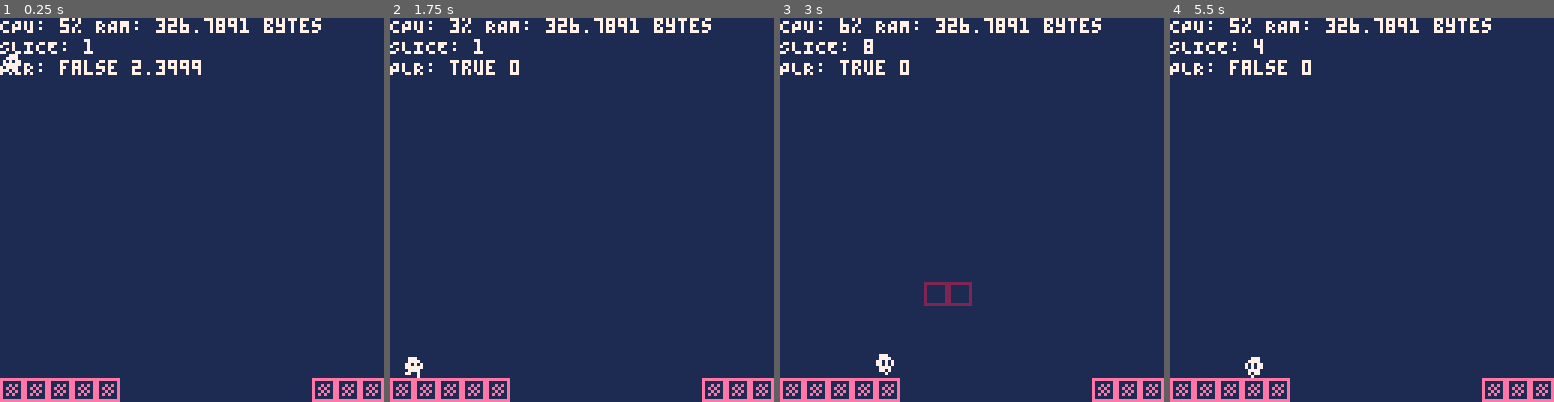
Above: before the commit, frames 1-4 (left to right).
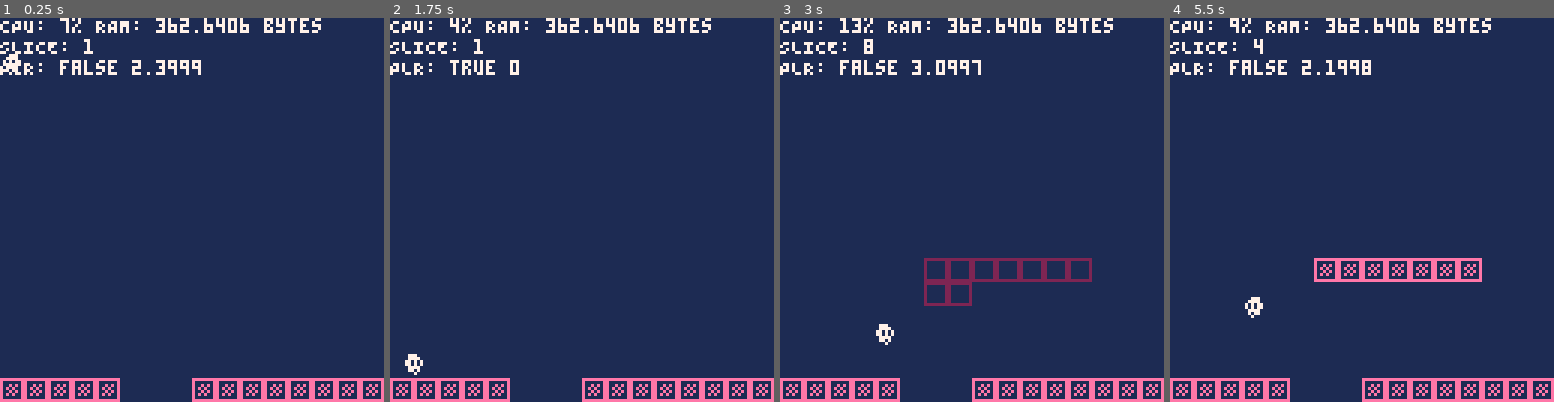
Above: after the commit, the same moments.

Repository: misclicl/revis-pico8
Game: PICO-8 cartridge prot.p8
Same seed, same stepped clock (60 frames per second), same inputs: the game is played once before the commit and once after it.
Inputs:
- Up to frame 1 (0.25 s): no input
- Up to frame 2 (1.75 s): tap X (X key) at 0.33, 1.07 s; tap O (Z key) at 0.7, 1.7 s; hold Right from 1.6 s (still down)
- Up to frame 3 (3 s): tap X (X key) at 1.85, 2.97 s; release Right at 2.1 s; tap O (Z key) at 2.1, 2.5, 2.9 s; hold Up 2.15-2.42 s; hold Right from 2.47 s (still down)
- Up to frame 4 (5.5 s): release Right at 3.03 s; hold Left 3.08-3.58 s; tap O (Z key) every 0.4 s from 3.3 to 5.3 s; hold Right 4.02-4.68 s; tap X (X key) at 4.08, 5.2 s; hold Up 4.73-5.03 s; hold Left from 5.08 s (still down)

The runs differ from the first frame. In frame 1, 1.3% of the frame differs, in the area x 15-82%, y 0-100%; in frame 2, 1.4%; in frame 3, 4.0%, in the area x 15-87%, y 0-100%; in frame 4, 3.4%.

Commit message:
Player controls tweak

Diff:
--- a/prot.p8
+++ b/prot.p8
@@ -6,7 +6,7 @@
 -- y points down
 -- x points right
 gravity = -.3
-max_air_vel = 2
+max_air_vel = 10
 cmr_lim = 32
 
 
@@ -95,7 +95,7 @@
 
 local animations = {
     [IDLE] = {48, 2, 2},
-    [RUN] = {53, 4, 4},
+    [RUN] = {53, 4, 5},
     [FALL] = {50, 2, 4}
 }
 
@@ -123,7 +123,7 @@
 
     if not plr.on_ground then
         plr.vel_y -= gravity
-        plr.vel_y = max(plr.vel_y, -max_air_vel)
+        plr.vel_y = min(plr.vel_y, max_air_vel)
     else
         -- plr.vel_y = 0
     end
@@ -163,6 +163,10 @@
     move_obj_y(plr, plr.vel_y, function()
         plr.vel_y = 0
     end)
+
+
+    -- reset position
+    if plr.y > 200 then plr.y = 0 end
 
     plr.state = get_plr_state()
 
@@ -502,14 +506,14 @@
 00777700077777700077770000777700000000000077070000777700007007700077770000000000000000000000000000000000000000000000000000000000
 00700700007777000077070000770700000000000000700000707700070000000770070000000000000000000000000000000000000000000000000000000000
 00700700007007000000700000007000000000000000000000700000000000000000070000000000000000000000000000000000000000000000000000000000
-66666000000006660000000000000000000000000000000000000000000000000000000000000000000000000000000000000000000000000000000000000000
-66666000000006660000000000000000000000000000000000000000000000000000000000000000000000000000000000000000000000000000000000000000
-66666000000006660000000000000000000000000000000000000000000000000000000000000000000000000000000000000000000000000000000000000000
-66666000000006660000000000000000000000000000000000000000000000000000000000000000000000000000000000000000000000000000000000000000
-66666000000006660000000000000000000000000000000000000000000000000000000000000000000000000000000000000000000000000000000000000000
-66666000000006660000000000000000000000000000000000000000000000000000000000000000000000000000000000000000000000000000000000000000
-66666000000006660000000000000000000000000000000000000000000000000000000000000000000000000000000000000000000000000000000000000000
-66666000000006660000000000000000000000000000000000000000000000000000000000000000000000000000000000000000000000000000000000000000
+66666000666666660000000000000000000000000000000000000000000000000000000000000000000000000000000000000000000000000000000000000000
+66666000666666660000000000000000000000000000000000000000000000000000000000000000000000000000000000000000000000000000000000000000
+66666000666666660000000000000000000000000000000000000000000000000000000000000000000000000000000000000000000000000000000000000000
+66666000666666660000000000000000000000000000000000000000000000000000000000000000000000000000000000000000000000000000000000000000
+66666000666666660000000000000000000000000000000000000000000000000000000000000000000000000000000000000000000000000000000000000000
+66666000666666660000000000000000000000000000000000000000000000000000000000000000000000000000000000000000000000000000000000000000
+66666000666666660000000000000000000000000000000000000000000000000000000000000000000000000000000000000000000000000000000000000000
+66666000666666660000000000000000000000000000000000000000000000000000000000000000000000000000000000000000000000000000000000000000
 00000000000000000000000000000000000000000000000000000000000000000000000000000000000000000000000000000000000000000000000000000000
 00000000000000000000000000000000000000000000000000000000000000000000000000000000000000000000000000000000000000000000000000000000
 00000000000000000000000000000000000000000000000000000000000000000000000000000000000000000000000000000000000000000000000000000000
@@ -540,6 +544,12 @@
 00000000000000000000000000000000000000000000000000000000000000000000000000000000000000000000000000000000000000000000000000000000
 00000000000000000000000000000000000000000000000000000000000000000000000000000000000000000000000000000000000000000000000000000000
 00000066000000000000000000000000000000000000000000000000000000000000000000000000000000000000000000000000000000000000000000000000
+00000000000000000000000000000000000000000000000000000000000000000000000000000000000000000000000000000000000000000000000000000000
+00000000000000000000000000000000000000000000000000000000000000000000000000000000000000000000000000000000000000000000000000000000
+00000000000000000000000000000000000000000000000000000000000000000000000000000000000000000000000000000000000000000000000000000000
+00000000000000000000000000000000000000000000000000000000000000000000000000000000000000000000000000000000000000000000000000000000
+00000000000000000000000000000000000000000000000000000000000000000000000000000000000000000000000000000000000000000000000000000000
+00000066666660000000000000000000000000000000000000000000000000000000000000000000000000000000000000000000000000000000000000000000
 __map__
 0004040404040404080808080505050500000000000000000000000000000000000000000000000000000000000000000000000000000000000000000000000000000000000000000000000000000000000000000000000000000000000000000000000000000000000000000000000000000000000000000000000000000000
 0004040409090909040409090505050500000000000000000000000000000000000000000000000000000000000000000000000000000000000000000000000000000000000000000000000000000000000000000000000000000000000000000000000000000000000000000000000000000000000000000000000000000000
